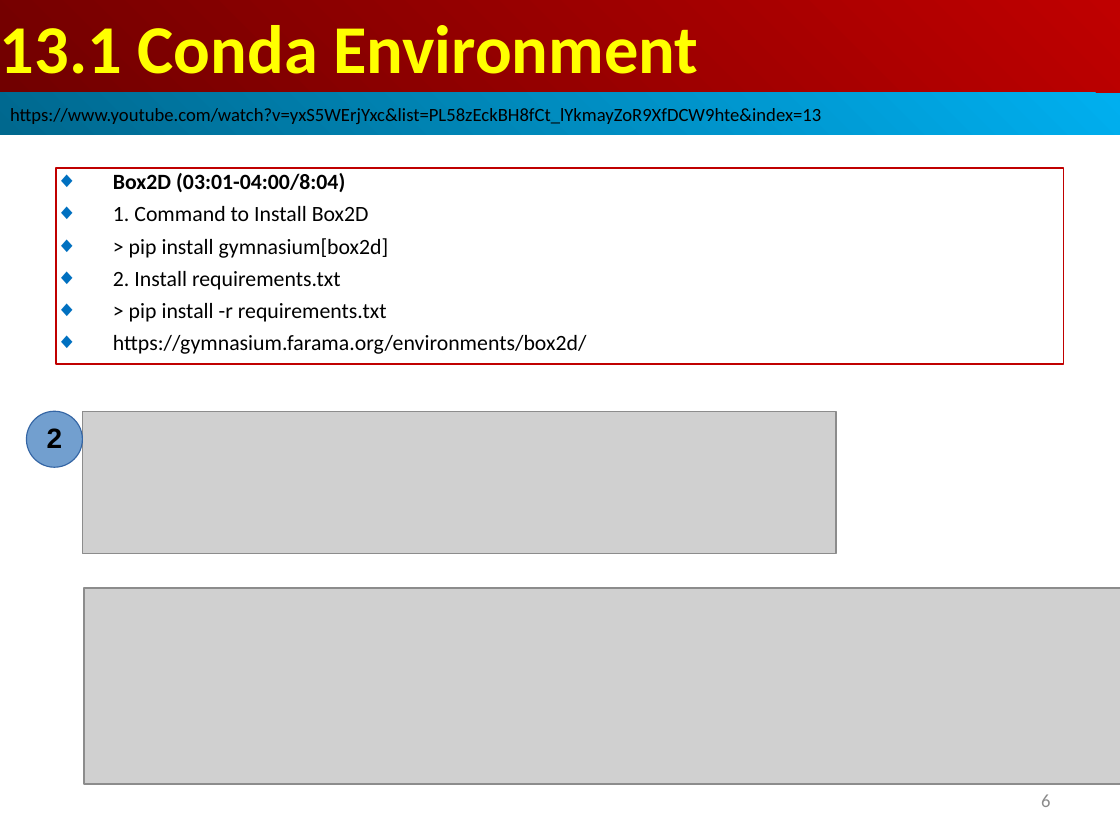
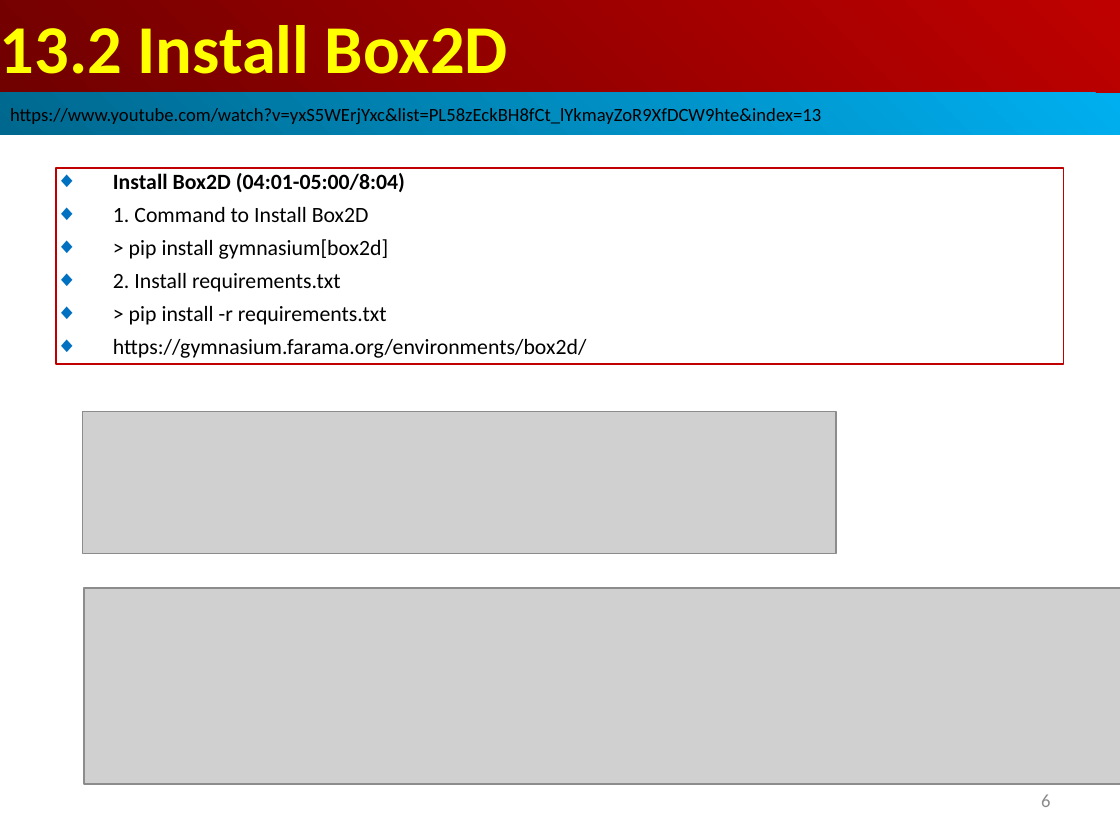
Before and after one commit to peterhchen/AIU_CS513_DRL, a slide deck: slide 6 of 000_DRL_JC/013_Box2D/001_Video/013_Box2D.ppt. Drawn at 1120x840 pixels with LibreOffice and Linux fonts; fonts in the diff are those of the drawing; grey boxes stand for pictures. Boxes give left, top, right and bottom in pixels: in the first picture for what was removed or moved away, otherwise in the second. Text is boxed around its words. In the diff, an @@ line names an element or a change of style, - is before the commit and + after.

```diff
--- a/000_DRL_JC/013_Box2D/001_Video/013_Box2D.ppt
+++ b/000_DRL_JC/013_Box2D/001_Video/013_Box2D.ppt
@@ text in rectangle at (x1=0, y1=25, x2=508, y2=74): text changed @@
-13.1 Conda Environment
+13.2 Install Box2D
@@ text in rectangle at (x1=113, y1=173, x2=405, y2=192): text changed @@
-◆ Box2D (03:01-04:00/8:04)
+◆ Install Box2D (04:01-05:00/8:04)
@@ ellipse removed at (x1=27, y1=411, x2=83, y2=467) @@
-2
```
Also in this commit, not shown: 1 other slide changed, 9 slides added.
